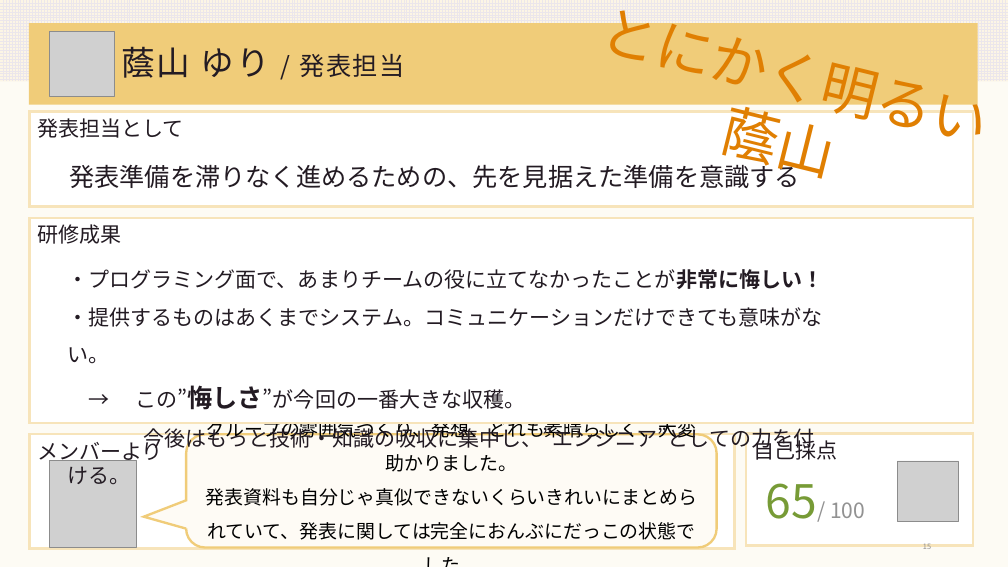
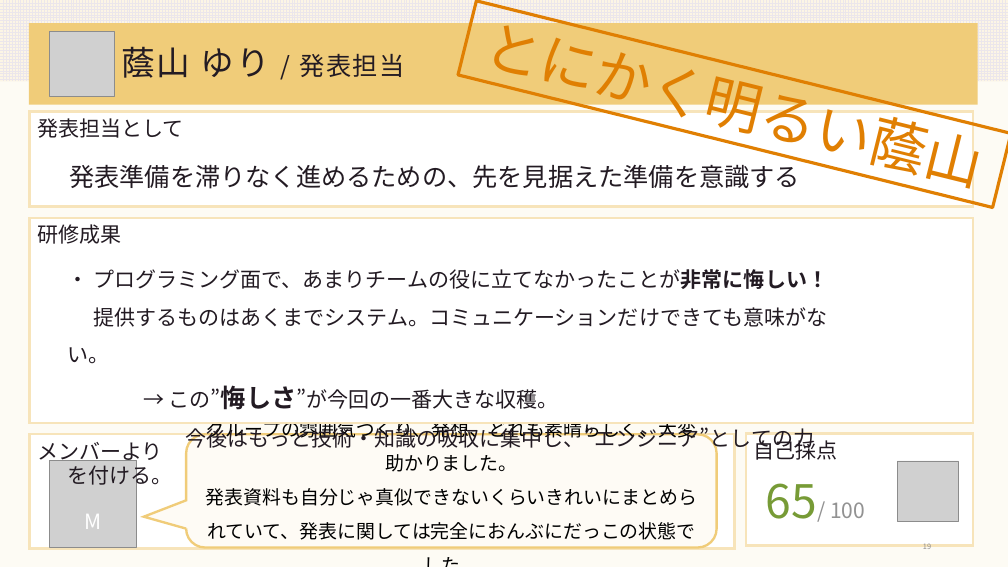
Before and after one commit to DOJO-2021/A-4, a slide deck: slide 19 of documents/A4_worldMap_発表会資料_0630.pptx (slide 15 before the commit). Drawn at 1008x567 pixels with LibreOffice and Linux fonts; fonts in the diff are those of the drawing; grey boxes stand for pictures. Boxes give left, top, right and bottom in pixels: in the first picture for what was removed or moved away, otherwise in the second. Text is boxed around its words. In the diff, an @@ line names an element or a change of style, - is before the commit and + after.

Commit message:
発表会資料　配布用

```diff
--- a/documents/A4_worldMap_発表会資料_0630.pptx
+++ b/documents/A4_worldMap_発表会資料_0630.pptx
@@ rectangle "とにかく明るい蔭山": place and size @@
-rectangle "とにかく明るい蔭山" at (597, 0, 982, 177)
+rectangle "とにかく明るい蔭山" at (458, 1, 1008, 207)
@@ rectangle "とにかく明るい蔭山" at (458, 1, 1008, 207): outline none to #E07F02 3 pt @@
@@ text at (67, 269, 828, 364): text changed @@
-・プログラミング面で、あまりチームの役に立てなかったことが非常に悔しい！
-・提供するものはあくまでシステム。コミュニケーションだけできても意味がない。
+・ プログラミング面で、あまりチームの役に立てなかったことが非常に悔しい！
+提供するものはあくまでシステム。コミュニケーションだけできても意味がない。
@@ text added at (85, 514, 102, 529), 20 pt, text #FFFFFF @@
+M
```
Also in this commit, not shown: 7 other slides changed, 12 slides added, 2 other files.
